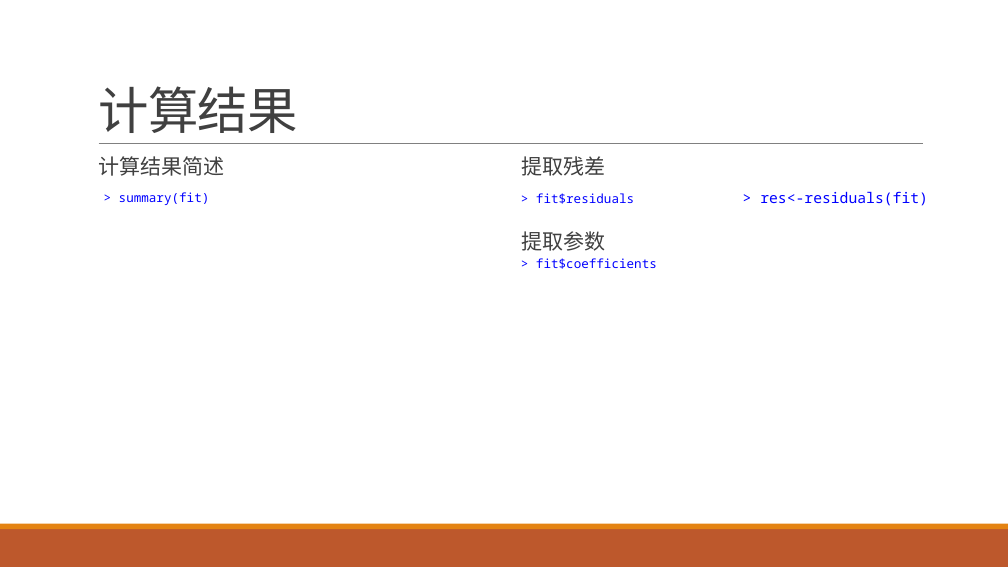
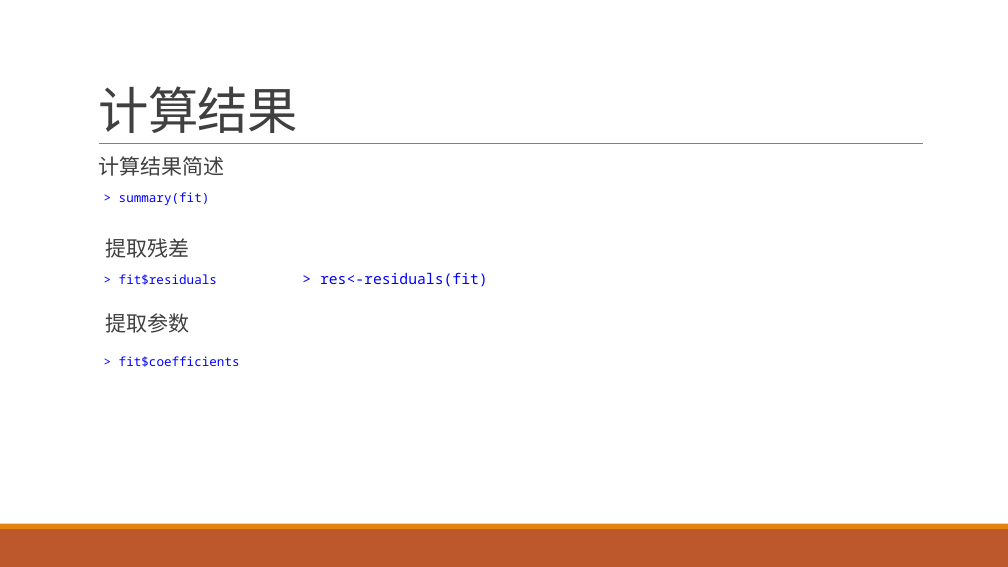
Before and after one commit to exoplanetX/DataAnalytics, a slide deck: slide 4 of 实验-7-预测.pptx. Drawn at 1008x567 pixels with LibreOffice and Linux fonts; fonts in the diff are those of the drawing. Boxes give left, top, right and bottom in pixels: in the first picture for what was removed or moved away, otherwise in the second. Text is boxed around its words. In the diff, an @@ line names an element or a change of style, - is before the commit and + after.

```diff
--- a/实验-7-预测.pptx
+++ b/实验-7-预测.pptx
@@ text "提取残差": place and size @@
-text "提取残差" at <box>522,156,606,251</box>
+text "提取残差" at <box>106,238,190,333</box>
@@ rectangle "> res<-residuals(fit)": place and size @@
-rectangle "> res<-residuals(fit)" at <box>743,188,929,206</box>
+rectangle "> res<-residuals(fit)" at <box>302,269,489,287</box>
@@ rectangle "> fit$residuals": place and size @@
-rectangle "> fit$residuals" at <box>521,191,637,206</box>
+rectangle "> fit$residuals" at <box>104,272,219,287</box>
@@ rectangle "> fit$coefficients": place and size @@
-rectangle "> fit$coefficients" at <box>521,256,659,271</box>
+rectangle "> fit$coefficients" at <box>104,354,242,369</box>
```
Also in this commit, not shown: 1 other slide changed.
